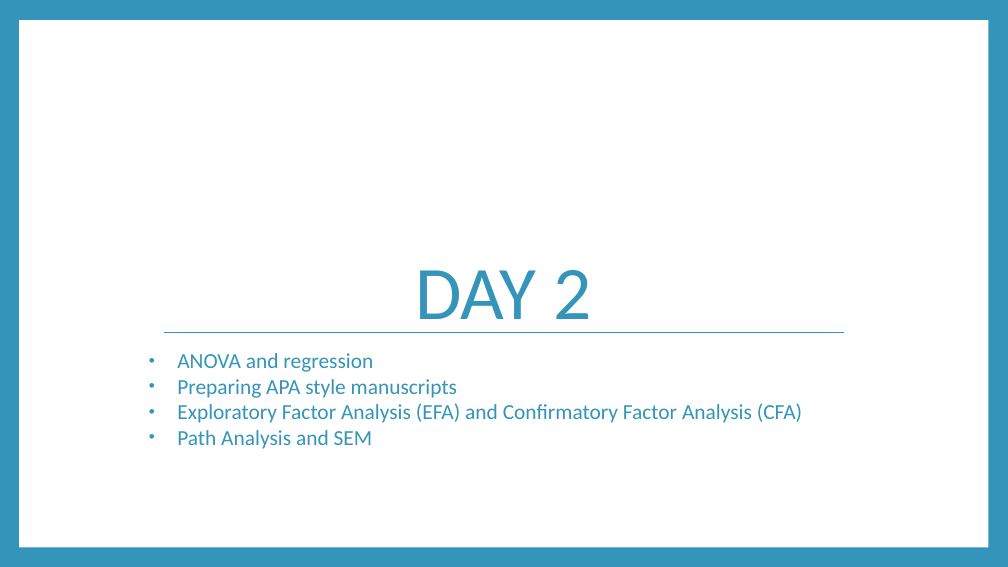
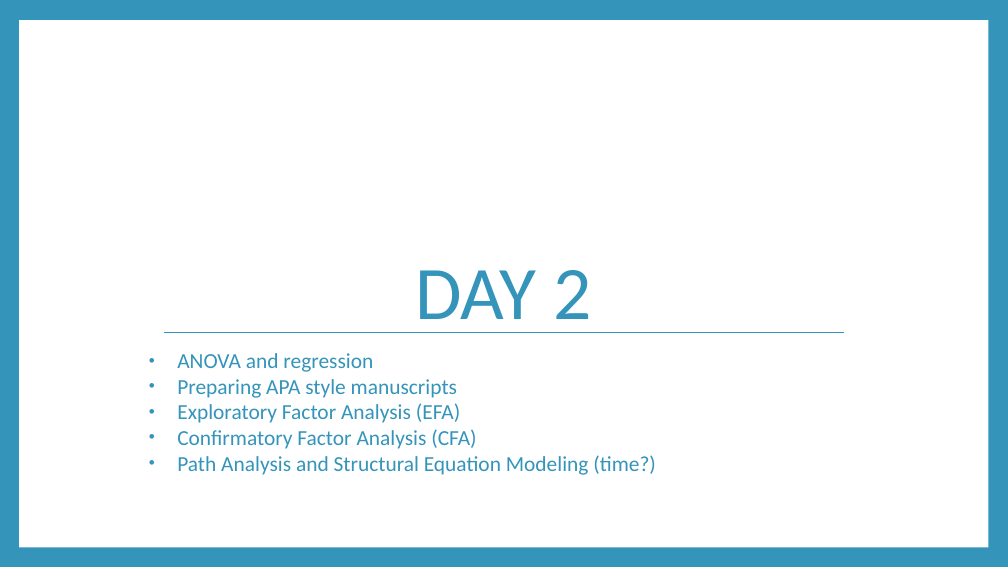
Before and after one commit to RandiLGarcia/datic-intro-to-r, a slide deck: slide 2 of docs/Day 2 Slides.pptx. Drawn at 1008x567 pixels with LibreOffice and Linux fonts; fonts in the diff are those of the drawing. Boxes give left, top, right and bottom in pixels: in the first picture for what was removed or moved away, otherwise in the second. Text is boxed around its words. In the diff, an @@ line names an element or a change of style, - is before the commit and + after.

```diff
--- a/docs/Day 2 Slides.pptx
+++ b/docs/Day 2 Slides.pptx
@@ text at [177, 403, 656, 475]: text changed @@
-• Exploratory Factor Analysis (EFA) and Confirmatory Factor Analysis (CFA)
-• Path Analysis and SEM
+• Exploratory Factor Analysis (EFA)
+• Confirmatory Factor Analysis (CFA)
+• Path Analysis and Structural Equation Modeling (time?)
```
Also in this commit, not shown: 9 other slides changed, 9 slides added, 1 slide removed, 58 other files.
